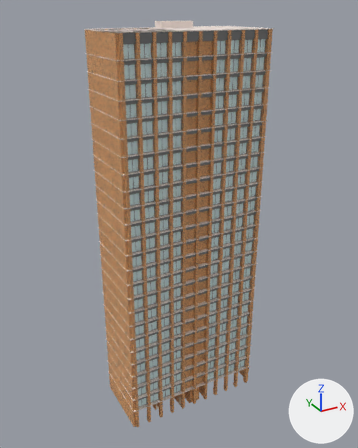
Renders of the FBX model Assets/Art/Meshes/Leyo MSH/Torre_B-2-FIX.fbx from each side of a commit.
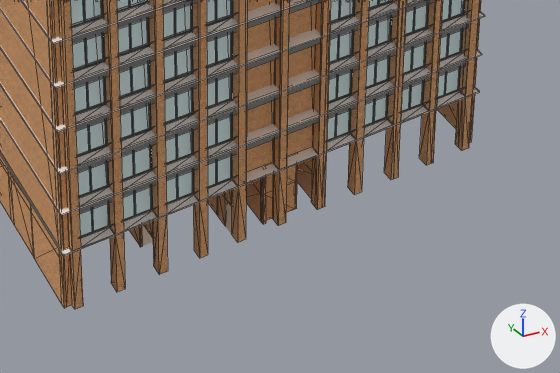
Each version appears first whole from a 50 mm lens placed at (-58.6, -85.2, 92.0), pointed at (-9.8, 3.5, 47.6), and next in a close-up on the part from 32% to 76% of the width and 76% to 99% of the height. Every picture has the same lights, and +X, +Y and +Z are marked at lower right. The close-ups show mesh edges as thin lines. Where no turn or scale is listed for an object, it has been applied to the vertices. Vertices at the same position are counted once.

Before the edit, the objects in view are built like this:
```python
me_scene_321 = bpy.data.meshes.new('Scene.321')
me_scene_321.from_pydata(...)  # 314 vertices, 314 faces; spans x -17.3..14.9, y -7.9..7.9, z 0.0..4.8
# faces by material slot: [300, 14]
me_scene_321.materials.append(mat_mat_ladrillos)
me_scene_321.materials.append(mat_muro_blanco_003)  # white #f3f3f3
me_scene_326 = bpy.data.meshes.new('Scene.326')
me_scene_326.from_pydata(...)  # 84 vertices, 28 faces; spans x -16.2..13.8, y -7.6..7.6, z 60.2..80.7
me_scene_326.materials.append(mat_mat_paneles_negros_fachada)  # grey #787878
me_scene_329 = bpy.data.meshes.new('Scene.329')
me_scene_329.from_pydata(...)  # 64 vertices, 48 faces; spans x -17.4..15.0, y -7.9..7.9, z 57.6..80.8
me_scene_329.materials.append(mat_mat_borde_blanco_fachada)  # white #f4e7df
ob_msh_torre_2_piso_1_078 = bpy.data.objects.new('MSH_Torre_2_Piso_1_078', me_scene_321)
ob_msh_torre_2_piso_1_078.location = (-8.72, 2.89, 2.96)
ob_msh_torre_b_bloques_003 = bpy.data.objects.new('MSH_Torre_B_Bloques.003', me_scene_326)
ob_msh_torre_b_bloques_003.location = (-8.72, 2.89, -49.84)
ob_msh_torre_b_pisos_003 = bpy.data.objects.new('MSH_Torre_B_Pisos.003', me_scene_329)
ob_msh_torre_b_pisos_003.location = (-8.72, 2.89, -49.84)
# also in view: 'MSH_Puertas_torre_B_001' at (-13.9, 1.7, 4.2); 'MSH_Ventanas_Torre_B.003' at (-9.9, -4.2, 20.7); 'MSH_Muros_Lobby_T2' at (-10.0, 2.7, 5.4); 'MSH_Torre_B' at (-9.9, 2.9, 45.8); 'MSH_Barandales_planos.003' at (-9.9, -5.0, 19.9)
```
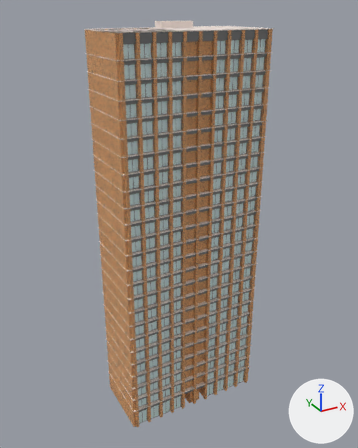
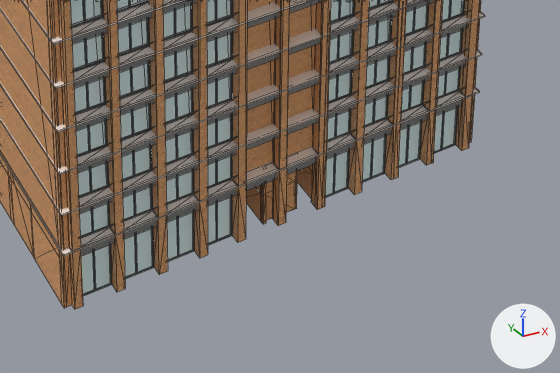
Location of each change, (x1, y1, x2, y2) in pixels of the close-ups (560 x 373 px):
```json
{"object": "MSH_Torre_B_Bloques.003", "change": "reshaped", "before": [72, 0, 468, 214], "after": [72, 0, 468, 256]}
{"object": "MSH_Ventanas_Torre_B_Abajo", "change": "added", "after": [81, 107, 458, 296], "faces in mat_mat_cristal (white #dcf3f4)": [81, 108, 457, 294], "faces in mat_mat_marco_ventana (grey #767676)": [83, 107, 458, 296]}
{"part": 1, "of": "me_scene_326", "change": "added", "after": [81, 99, 463, 256]}
```

Scene script edits in JSON lines:
```json
{"block": "me_scene_326", "where": "me_scene_326.from_pydata(...)  # 84 vertices, 28 faces; spans x -16.2..13.8, y -7.6..7.6, z 60.2..80.7"}
{"block": "me_scene_326", "where": "# used by ob_msh_torre_b_bloques_003; location = (-8.72, 2.89, -49.84)"}
{"block": "me_scene_326", "where": "# verts and faces of me_scene_326; kept vertices keep their numbers, new ones are numbered from 84"}
{"block": "me_scene_326", "change": "me_scene_326 part 1"}
{"op": "add", "block": "me_scene_326", "code": "verts[84] = (-16.2, -7.0, 56.7)"}
{"op": "add", "block": "me_scene_326", "code": "verts[85] = (-16.2, -7.6, 57.6)"}
{"op": "add", "block": "me_scene_326", "code": "verts[86] = (-16.2, -7.6, 56.7)"}
{"op": "add", "block": "me_scene_326", "code": "verts[87] = (-16.2, 7.6, 57.6)"}
{"op": "add", "block": "me_scene_326", "code": "verts[88] = (-16.2, 7.6, 56.7)"}
{"op": "add", "block": "me_scene_326", "code": "verts[89] = (-16.2, 7.0, 56.7)"}
{"op": "add", "block": "me_scene_326", "code": "verts[90] = (-16.2, -7.0, 56.7)"}
{"op": "add", "block": "me_scene_326", "code": "verts[91] = (-16.2, 7.0, 56.7)"}
{"op": "add", "block": "me_scene_326", "code": "for new, old in zip([*range(92, 100)], [*range(84, 92)]): verts[new] = verts[old] + (30.0, 0.0, 0.0)"}
{"op": "add", "block": "me_scene_326", "code": "faces += [(84, 92, 94, 86), (85, 86, 94, 93), (87, 95, 96, 88), (88, 96, 97, 89), (89, 97, 99, 91), (84, 90, 98, 92)]"}
{"op": "add", "block": "me_cube_014", "code": ["me_cube_014 = bpy.data.meshes.new('Cube.014')", "me_cube_014.from_pydata(...)  # 858 vertices, 539 faces; spans x -19.9..10.0, y -9.7..4.5, z -2.0..2.0", "# faces by material slot: [455, 84]", "me_cube_014.materials.append(mat_mat_marco_ventana)  # grey #767676", "me_cube_014.materials.append(mat_mat_cristal)  # white #dcf3f4"]}
{"op": "add", "block": "ob_msh_ventanas_torre_b_abajo", "code": ["ob_msh_ventanas_torre_b_abajo = bpy.data.objects.new('MSH_Ventanas_Torre_B_Abajo', me_cube_014)", "ob_msh_ventanas_torre_b_abajo.location = (-5.0, 5.51, 4.94)"]}
```
